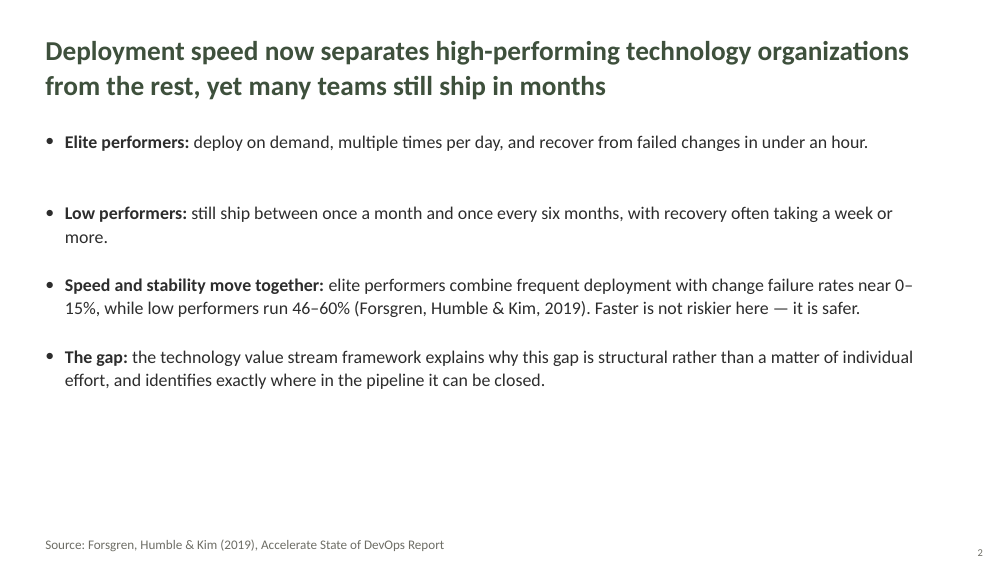
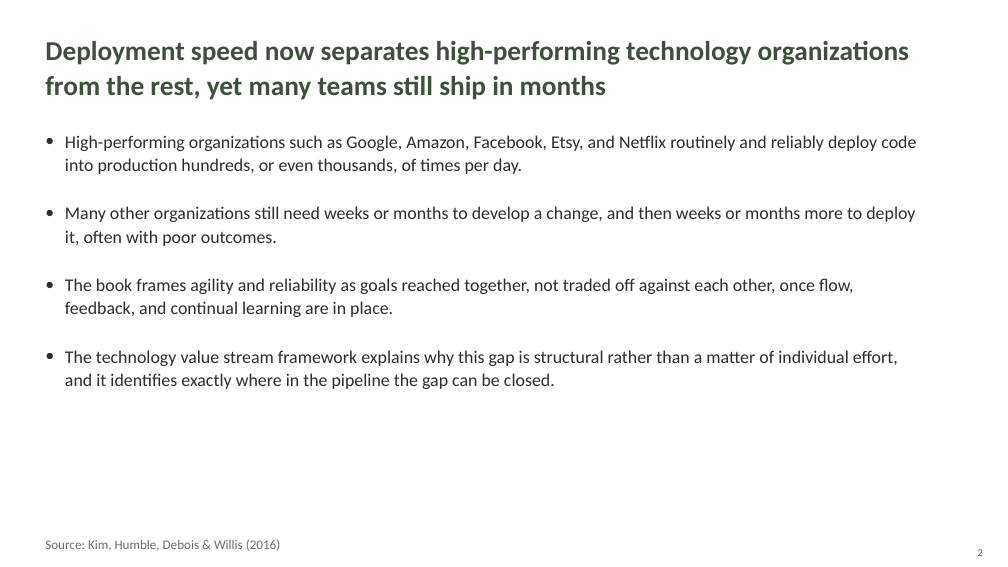
Before and after one commit to tannerlston/csd-380, a slide deck: slide 2 of module-1/TheTechnologyValueStreamCSD380.pptx. Drawn at 1008x567 pixels with LibreOffice and Linux fonts; fonts in the diff are those of the drawing. Boxes give left, top, right and bottom in pixels: in the first picture for what was removed or moved away, otherwise in the second. Text is boxed around its words. In the diff, an @@ line names an element or a change of style, - is before the commit and + after.

```diff
--- a/module-1/TheTechnologyValueStreamCSD380.pptx
+++ b/module-1/TheTechnologyValueStreamCSD380.pptx
@@ text at box(65, 135, 916, 174): text changed @@
-Elite performers: deploy on demand, multiple times per day, and recover from failed changes in under an hour.
+High-performing organizations such as Google, Amazon, Facebook, Etsy, and Netflix routinely and reliably deploy code into production hundreds, or even thousands, of times per day.
@@ text at box(65, 206, 915, 246): text changed @@
-Low performers: still ship between once a month and once every six months, with recovery often taking a week or more.
+Many other organizations still need weeks or months to develop a change, and then weeks or months more to deploy it, often with poor outcomes.
@@ text at box(65, 278, 854, 317): text changed @@
-Speed and stability move together: elite performers combine frequent deployment with change failure rates near 0–15%, while low performers run 46–60% (Forsgren, Humble & Kim, 2019). Faster is not riskier here — it is safer.
+The book frames agility and reliability as goals reached together, not traded off against each other, once flow, feedback, and continual learning are in place.
@@ text at box(65, 350, 898, 389): text changed @@
-The gap: the technology value stream framework explains why this gap is structural rather than a matter of individual effort, and identifies exactly where in the pipeline it can be closed.
+The technology value stream framework explains why this gap is structural rather than a matter of individual effort, and it identifies exactly where in the pipeline the gap can be closed.
@@ text at box(45, 539, 281, 551): text changed @@
-Source: Forsgren, Humble & Kim (2019), Accelerate State of DevOps Report
+Source: Kim, Humble, Debois & Willis (2016)
```
Also in this commit, not shown: 9 other slides changed, 1 slide added, 1 slide removed.
